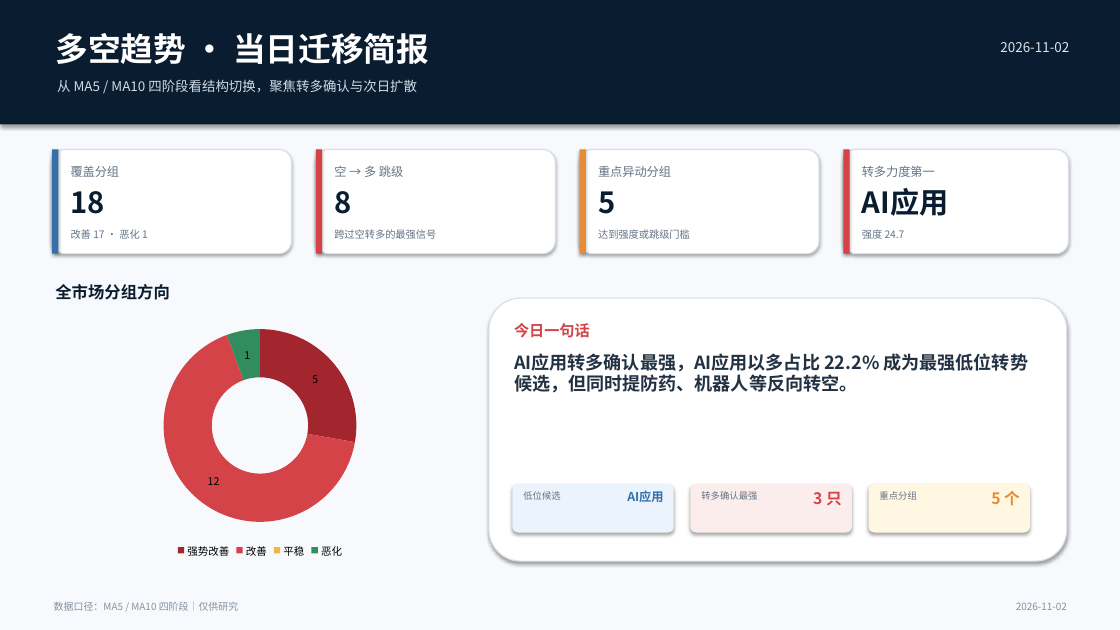
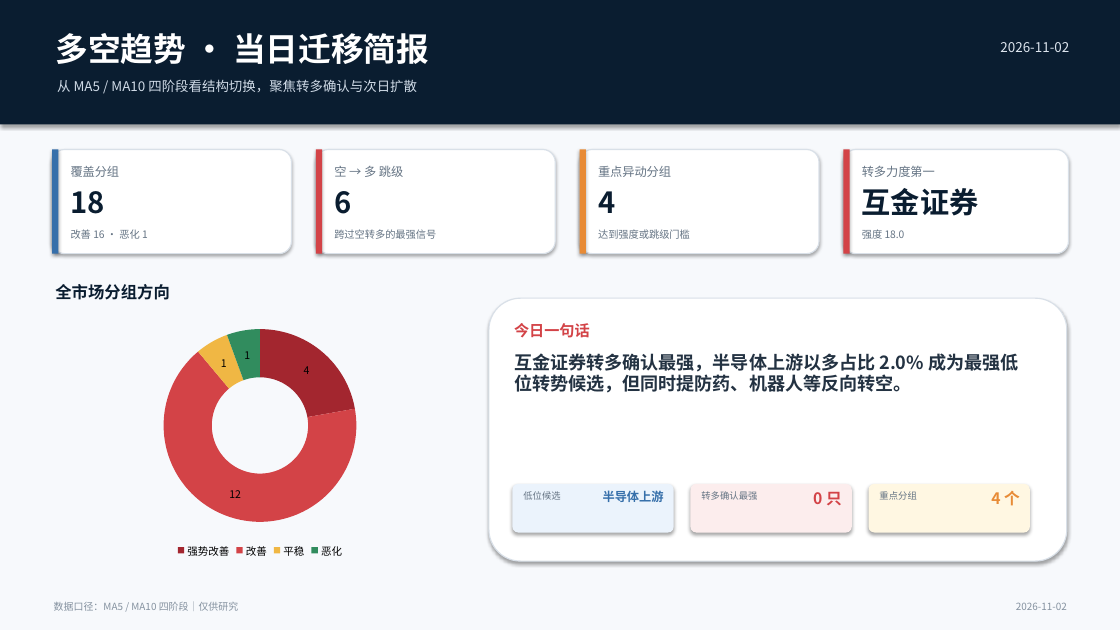
Before and after one commit to nancybhc/a-share-blast-lab, a slide deck: slide 1 of assets/多空阶段简报_2026-11-02.pptx. Drawn at 1120x630 pixels with LibreOffice and Linux fonts; fonts in the diff are those of the drawing. Boxes give left, top, right and bottom in pixels: in the first picture for what was removed or moved away, otherwise in the second. Text is boxed around its words. In the diff, an @@ line names an element or a change of style, - is before the commit and + after.

```diff
--- a/assets/多空阶段简报_2026-11-02.pptx
+++ b/assets/多空阶段简报_2026-11-02.pptx
@@ text at (334,191,351,214): text changed @@
-8
+6
@@ text at (598,191,615,213): text changed @@
-5
+4
@@ text at (862,188,979,216): text changed @@
-AI应用
+互金证券
@@ text at (71,229,148,239): text changed @@
-改善 17 · 恶化 1
+改善 16 · 恶化 1
@@ text at (862,229,905,239): text changed @@
-强度 24.7
+强度 18.0
@@ doughnut chart at (60,318,460,561) @@
@@ Series 1, 强势改善: 5 to 4 @@
@@ Series 1, 平稳: 0 to 1 @@
@@ text at (514,353,1018,393): text changed @@
-AI应用转多确认最强，AI应用以多占比 22.2% 成为最强低位转势候选，但同时提防药、机器人等反向转空。
+互金证券转多确认最强，半导体上游以多占比 2.0% 成为最强低位转势候选，但同时提防药、机器人等反向转空。
@@ text at (603,490,664,502): text changed @@
-AI应用
+半导体上游
@@ text at (813,492,842,505): text changed @@
-3 只
+0 只
@@ text at (991,491,1020,506): text changed @@
-5 个
+4 个
```
Also in this commit, not shown: 3 other slides changed, 11 other files.
